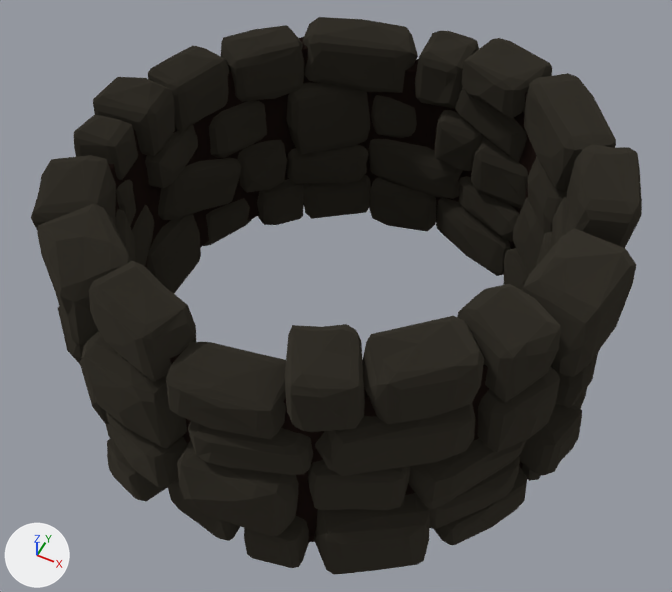
What one commit did to the Blender file Content/Environment/Props/Furnace/Meshes/SM_Furnace_001.blend.
The view is the same before and after, from a 50 mm camera at (1.25, -2.56, 3.4) aimed at (0.03, -0.12, 0.34). Arrows for +X, +Y and +Z are at lower left; the lights stay in place.

Objects in the first picture: 'Furnace'.
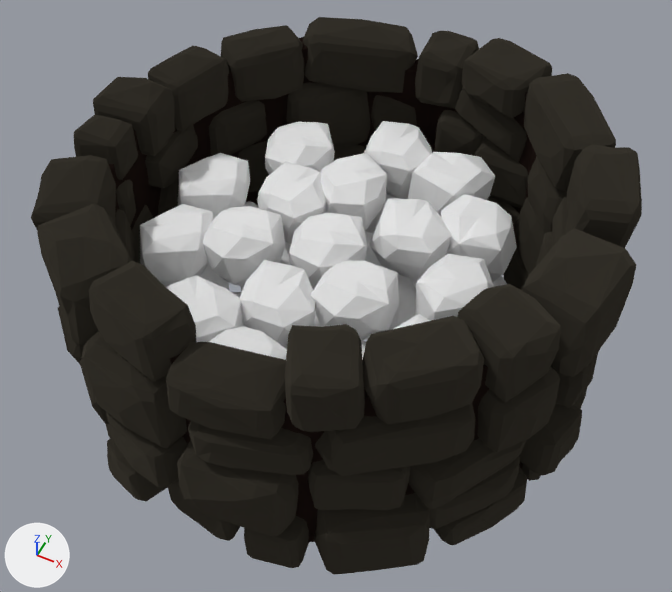
The newer file is also rescaled (x0.66), turned or shifted as a whole; pictures and numbers use the older file's frame.

What differs and where, as boxes [x1, y1, x2, y2] in the pictures (672 x 592 px):
'Furnace_CoalFuel_Lv2', added: after [140, 121, 517, 360]

Diff of the bpy script that builds the scene:
```diff
--- a/Content/Environment/Props/Furnace/Meshes/SM_Furnace_001.blend.py
+++ b/Content/Environment/Props/Furnace/Meshes/SM_Furnace_001.blend.py
@@ mat_coal @@
+mat_coal = diffuse_material('Coal')
+mat_coal.base_color = (0.8, 0.8, 0.8)  # white #e7e7e7
@@ me_icosphere_010 @@
+me_icosphere_010.from_pydata(...)  # 1224 vertices, 2304 faces; spans x -5.14..6.16, y -5.19..5.18, z -0.72..5.06
+me_icosphere_010.materials.append(mat_coal)  # white #e7e7e7
@@ ob_furnace_coalfuel_lv2 @@
+ob_furnace_coalfuel_lv2 = bpy.data.objects.new('Furnace_CoalFuel_Lv2', me_icosphere_010)
+ob_furnace_coalfuel_lv2.location = (-0.034, -0.107, -0.047)
+ob_furnace_coalfuel_lv2.rotation_euler = (-0.129, -0.0678, 1.599)  # degrees (-7.4, -3.9, 92)
+ob_furnace_coalfuel_lv2.scale = (0.159, 0.156, 0.153)
```
